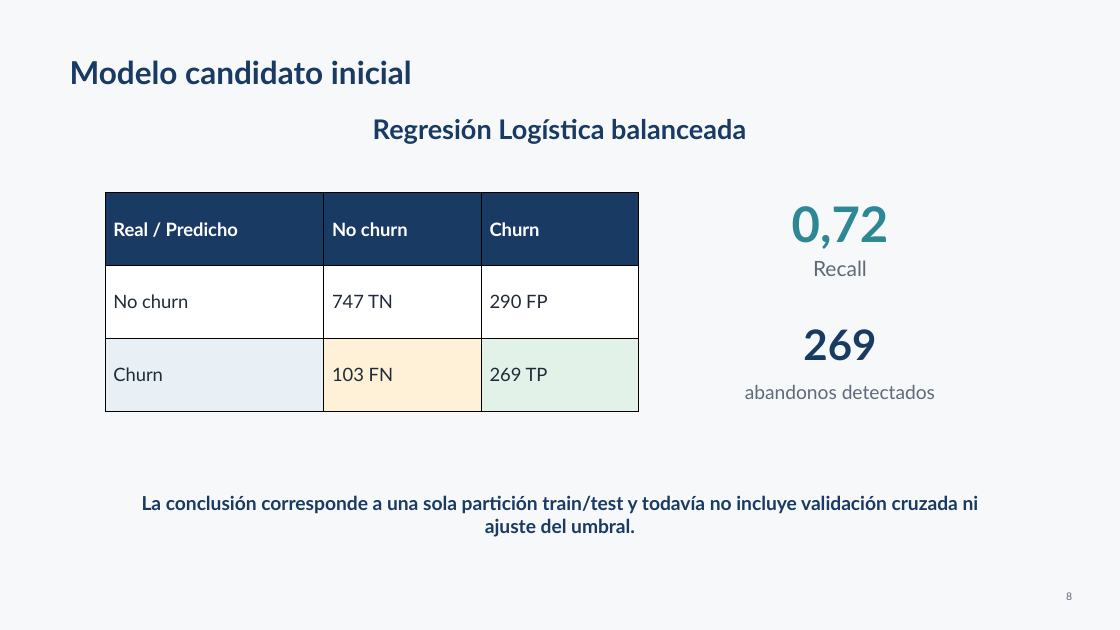
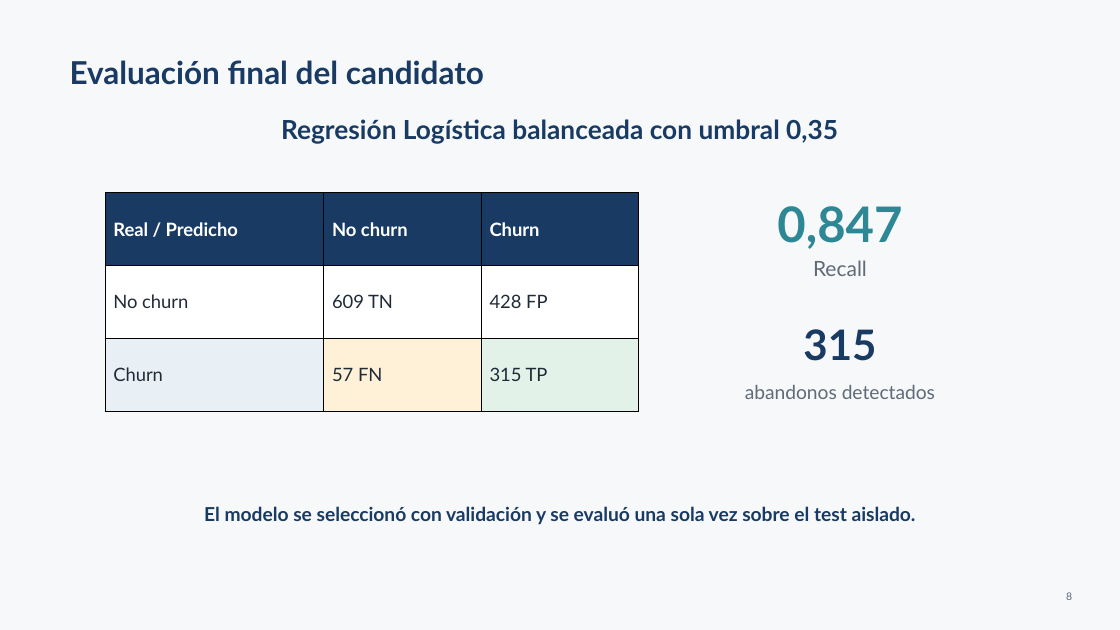
Before and after one commit to alfonsinadiaz/customer-churn-ml, a slide deck: slide 8 of Presentacion_Customer_Churn_Profesor.pptx. Drawn at 1120x630 pixels with LibreOffice and Linux fonts; fonts in the diff are those of the drawing. Boxes give left, top, right and bottom in pixels: in the first picture for what was removed or moved away, otherwise in the second. Text is boxed around its words. In the diff, an @@ line names an element or a change of style, - is before the commit and + after.

```diff
--- a/Presentacion_Customer_Churn_Profesor.pptx
+++ b/Presentacion_Customer_Churn_Profesor.pptx
@@ text at [70, 60, 484, 85]: text changed @@
-Modelo candidato inicial
+Evaluación final del candidato
@@ text at [281, 119, 838, 144]: text changed; size 23.2 to 22.5 pt @@
-Regresión Logística balanceada
+Regresión Logística balanceada con umbral 0,35
@@ table at [105, 192, 639, 411] @@
-row 2, column 2: 747 TN
+row 2, column 2: 609 TN
-row 2, column 3: 290 FP
+row 2, column 3: 428 FP
-row 3, column 2: 103 FN
+row 3, column 2: 57 FN
-row 3, column 3: 269 TP
+row 3, column 3: 315 TP
@@ text at [777, 206, 902, 249]: text changed @@
-0,72
+0,847
@@ text at [803, 329, 876, 361]: text changed @@
-269
+315
@@ text at [204, 506, 916, 525]: text changed @@
-La conclusión corresponde a una sola partición train/test y todavía no incluye validación cruzada ni ajuste del umbral.
+El modelo se seleccionó con validación y se evaluó una sola vez sobre el test aislado.
```
Also in this commit, not shown: 4 other slides changed, 1 slide added, 1 slide removed, 1 other file.
